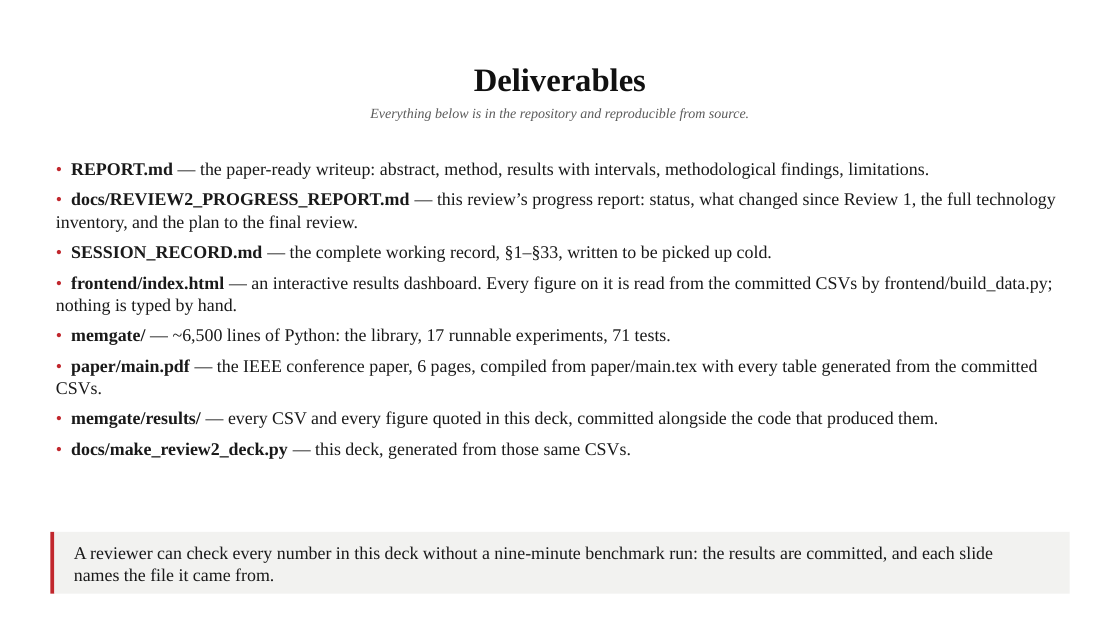
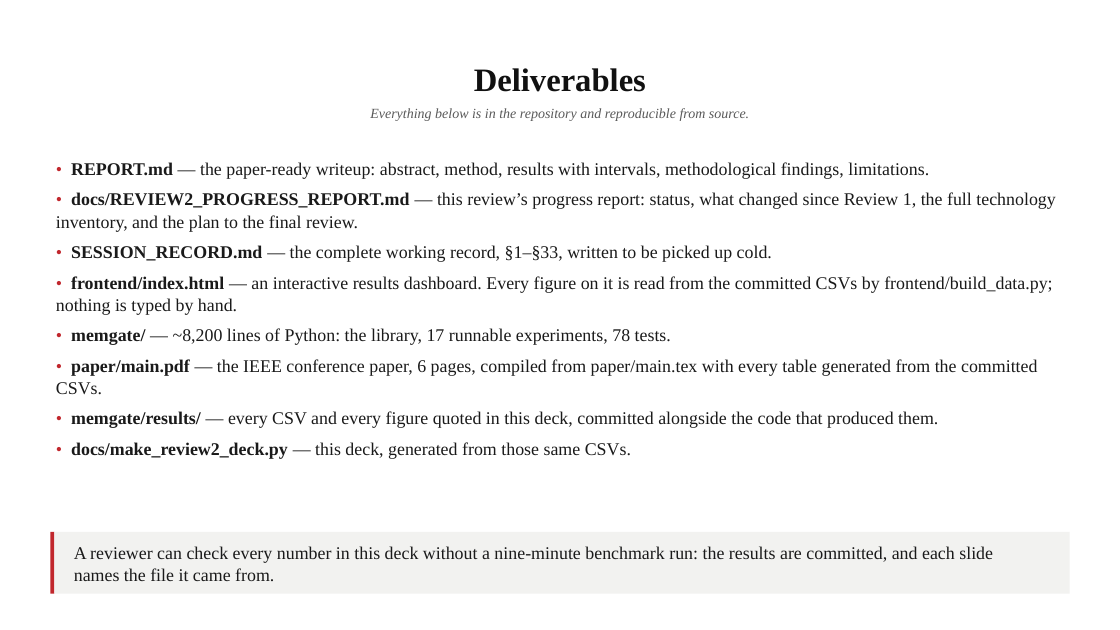
Before and after one commit to Nixx5555/Mem, a slide deck: slide 23 of MemGate_Capstone_Review2_NMIMS.pptx. Drawn at 1120x630 pixels with LibreOffice and Linux fonts; fonts in the diff are those of the drawing; background and template pictures are left out. Boxes give left, top, right and bottom in pixels: in the first picture for what was removed or moved away, otherwise in the second. Text is boxed around its words. In the diff, an @@ line names an element or a change of style, - is before the commit and + after.

```diff
--- a/MemGate_Capstone_Review2_NMIMS.pptx
+++ b/MemGate_Capstone_Review2_NMIMS.pptx
@@ text at (71,328,671,345): text changed @@
-• memgate/ — ~6,500 lines of Python: the library, 17 runnable experiments, 71 tests.
+• memgate/ — ~8,200 lines of Python: the library, 17 runnable experiments, 78 tests.
```
Also in this commit, not shown: 2 other slides changed, 9 other files.
